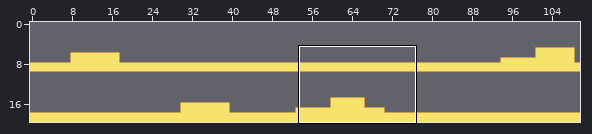
Two versions of a level (Tiled map (JSON), assets/levels/level1.json). The first picture is a wide view before the edit; the outline marks the close-up.
Close-up. Before:
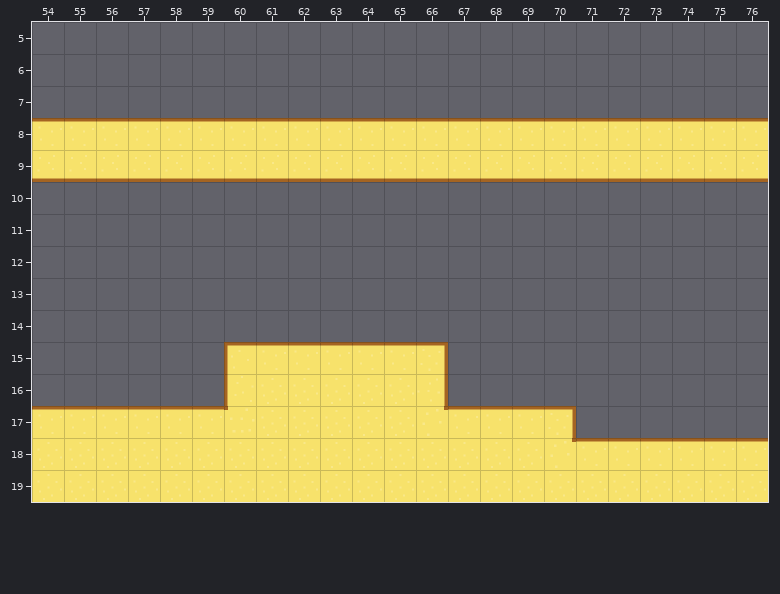
Cells are 64x64 px. Shown: x 54..76, y 5..19. The commit also changed other parts of the map, which this record leaves out.
And afterwards:
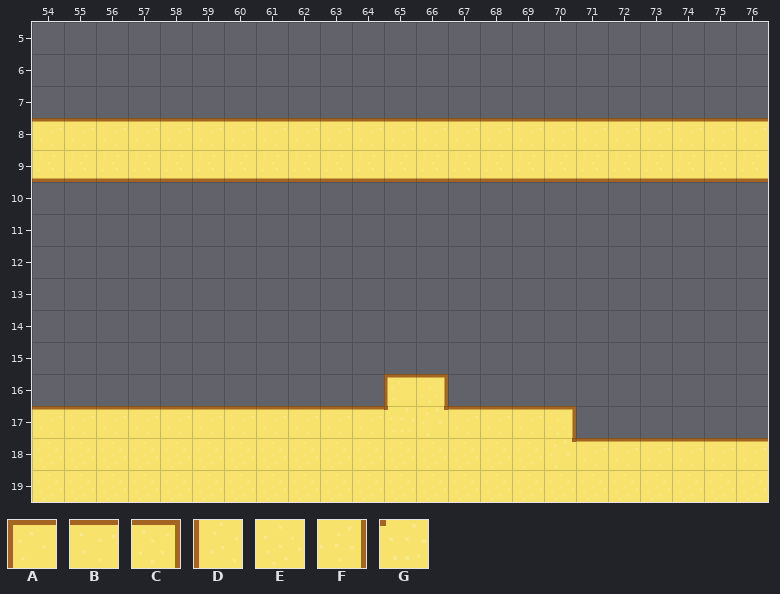
Key: from "level": A 0, B 1, C 2, D 10, E 11, F 12, G 14.
_ is an empty cell.
Tiles replaced or removed in this view: A, B, C, D, E, F, G.
Diff:
Changed rows in their new state; . is an unchanged cell.
Layer "Kachelebene 1":
first column x 60:
15 _______
16 _____AC
17 BBBBBG.
